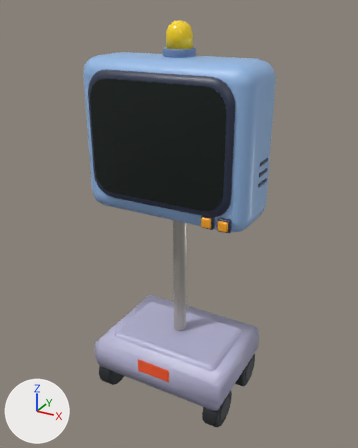
Renders of the FBX model Assets/_Project/Models/Dispatcher/dispatcher_01_LOD0.fbx from each side of a commit.
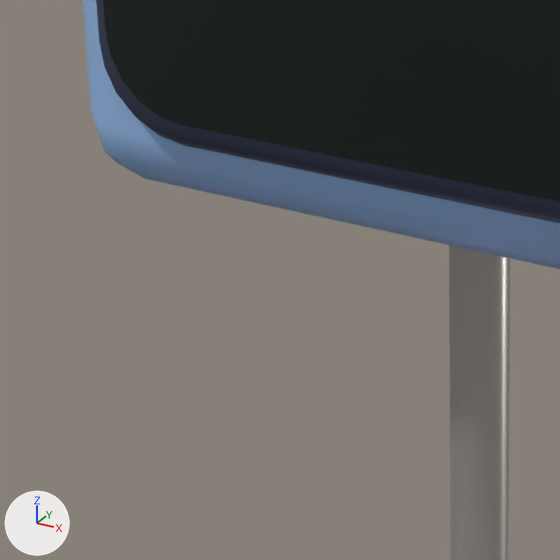
The first picture shows the older version from a camera (50 mm lens) standing at (1.405, -2.544, 2.535) and looking at (-0.035, 0.074, 1.227). The close-ups show the older and then the newer version on the part from 20% to 55% of the width and 37% to 65% of the height of that picture. Only the edits that show in the close-ups are written down. Every picture has the same lights, and +X, +Y and +Z are marked at lower left. Where no turn or scale is listed for an object, it has been applied to the vertices.

Objects in the first close-up: 'dispatcher_01_LOD0_Body', 'dispatcher_01_LOD0_Screen'.
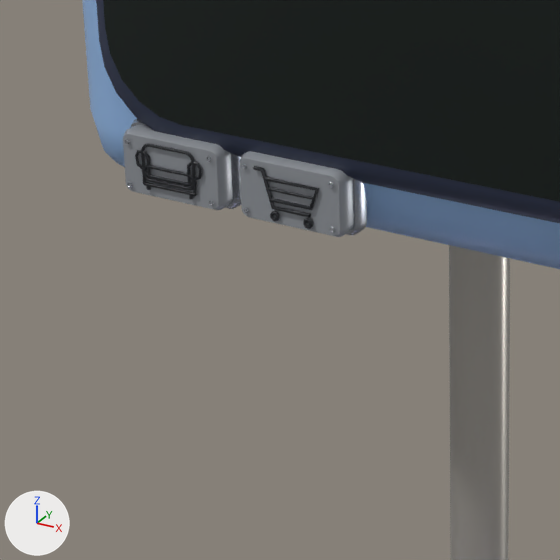
The edits, one by one:
Material 'Dispatcher_Button_MetalEdge' (mat_dispatcher_button_metaledge) is new.
Its base color is (0.38, 0.4, 0.44) (grey #a6aab1).
Its metallic is 0.8.
Its roughness is 0.27.
Material 'Dispatcher_Button_Shop' (mat_dispatcher_button_shop) is new.
Its base color is (0.32, 0.34, 0.37) (grey #999ea4).
Its metallic is 0.22.
Its roughness is 0.3.
Material 'Dispatcher_Button_Icon' (mat_dispatcher_button_icon) is new.
Its base color is (0.008, 0.01, 0.014) (black #16191f).
Its roughness is 0.52.
Material 'Dispatcher_Button_Deliveries' (mat_dispatcher_button_deliveries) is new.
Its base color is (0.32, 0.34, 0.37) (grey #999ea4).
Its metallic is 0.22.
Its roughness is 0.3.
Mesh me_button_shop_mesh is new.
It has 888 vertices, 812 faces and spans x -0.212..-0.032, y -0.288..-0.232, z 1.386..1.494.
Faces by material slot: [442, 58, 312].
It uses material mat_dispatcher_button_metaledge (grey #a6aab1).
It uses material mat_dispatcher_button_shop (grey #999ea4).
It uses material mat_dispatcher_button_icon (black #16191f).
Mesh me_button_deliveries_mesh is new.
It has 1172 vertices, 1084 faces and spans x -0.407..-0.227, y -0.288..-0.232, z 1.386..1.494.
Faces by material slot: [442, 58, 584].
It uses material mat_dispatcher_button_metaledge (grey #a6aab1).
It uses material mat_dispatcher_button_deliveries (grey #999ea4).
It uses material mat_dispatcher_button_icon (black #16191f).
Object 'Button_Shop' (ob_button_shop) is new; it shows me_button_shop_mesh.
Its location is (0.0, 0.0, 0.0).
Object 'Button_Deliveries' (ob_button_deliveries) is new; it shows me_button_deliveries_mesh.
Its location is (0.0, 0.0, 0.0).

Pixel boxes (x1, y1, x2, y2) of what changed, in the close-ups (560 x 560 px):
'Button_Shop', added: after (240, 151, 367, 237)
    faces in mat_dispatcher_button_shop (grey #999ea4): (240, 151, 354, 237)
    faces in mat_dispatcher_button_icon (black #16191f): (253, 166, 319, 229)
    faces in mat_dispatcher_button_metaledge (grey #a6aab1): (241, 164, 367, 235)
'Button_Deliveries', added: after (123, 119, 241, 210)
    faces in mat_dispatcher_button_deliveries (grey #999ea4): (123, 125, 233, 210)
    faces in mat_dispatcher_button_icon (black #16191f): (135, 143, 202, 199)
    faces in mat_dispatcher_button_metaledge (grey #a6aab1): (124, 119, 241, 209)
